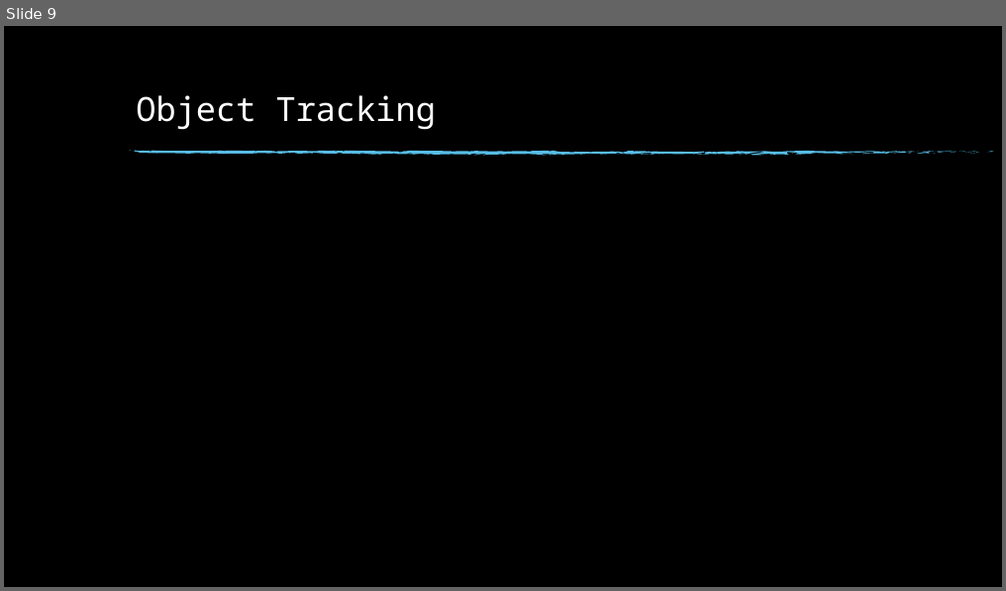
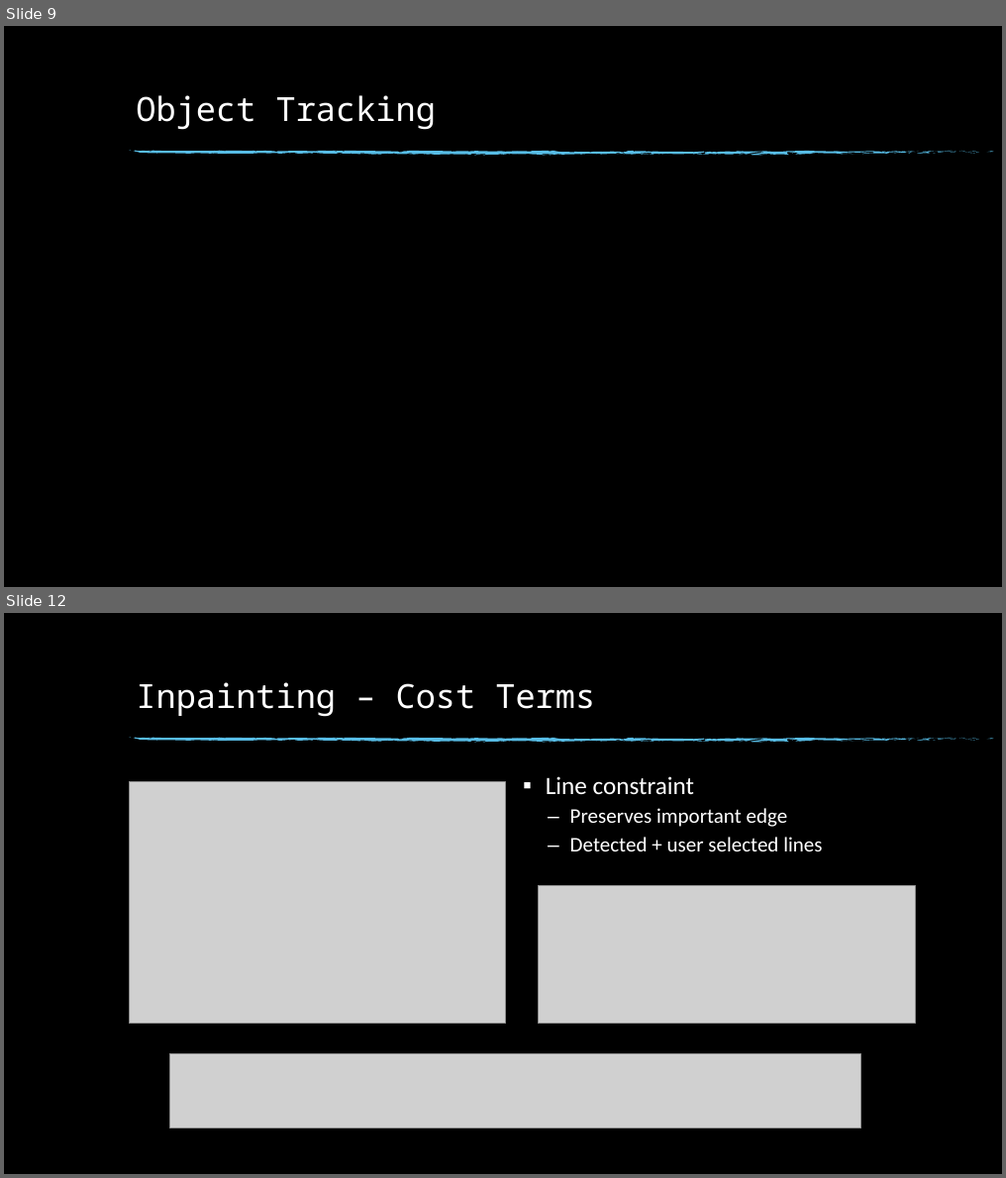
Before and after one commit to MKimiSH/PixMix-inpainting, a slide deck: Presentation.pptx. Shown one above the other, each under a label of ours: slide 9 before the commit, slides 9 and 12 after it; the slides between them are not shown. The pictures are 1006x591 and 1006x1178 pixels, drawn with LibreOffice and Linux fonts; fonts in the diff are those of the drawing; grey boxes stand for pictures; background and template pictures are left out. Boxes give left, top, right and bottom in pixels: in the first picture for what was removed or moved away, otherwise in the second. Text is boxed around its words. In the diff, an @@ line names an element or a change of style, - is before the commit and + after.

Commit message:
finished inpainting algorithm in pre.ppt

```diff
--- a/Presentation.pptx
+++ b/Presentation.pptx
@@ slide 12 added at (4,613,1002,1174), background picture (left out); not listed: 74 template elements that a slide beside it also shows @@
@@ title added at (136,682,595,717), 32 pt, text #FFFFFF @@
+Inpainting – Cost Terms
@@ picture added at (130,782,506,1024) @@
@@ text added at (546,776,822,852), 20 pt, text #FFFFFF @@
+▪ Line constraint
+  – Preserves important edge
+  – Detected + user selected lines
@@ picture added at (539,885,915,1023) @@
@@ picture added at (170,1055,861,1129) @@
```
Also in this commit, not shown: 7 slides changed, 6 other slides added, 2 slides removed.
